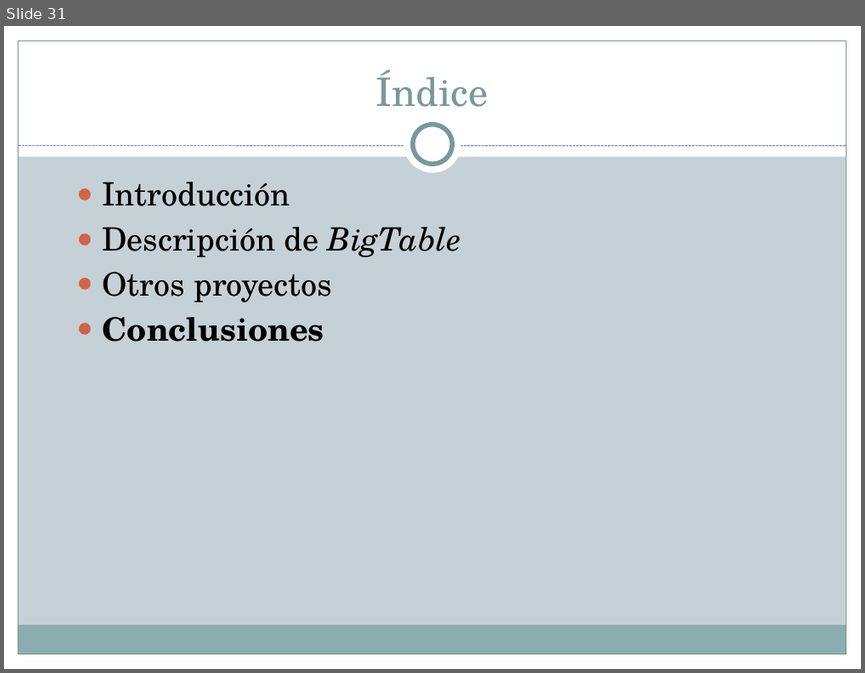
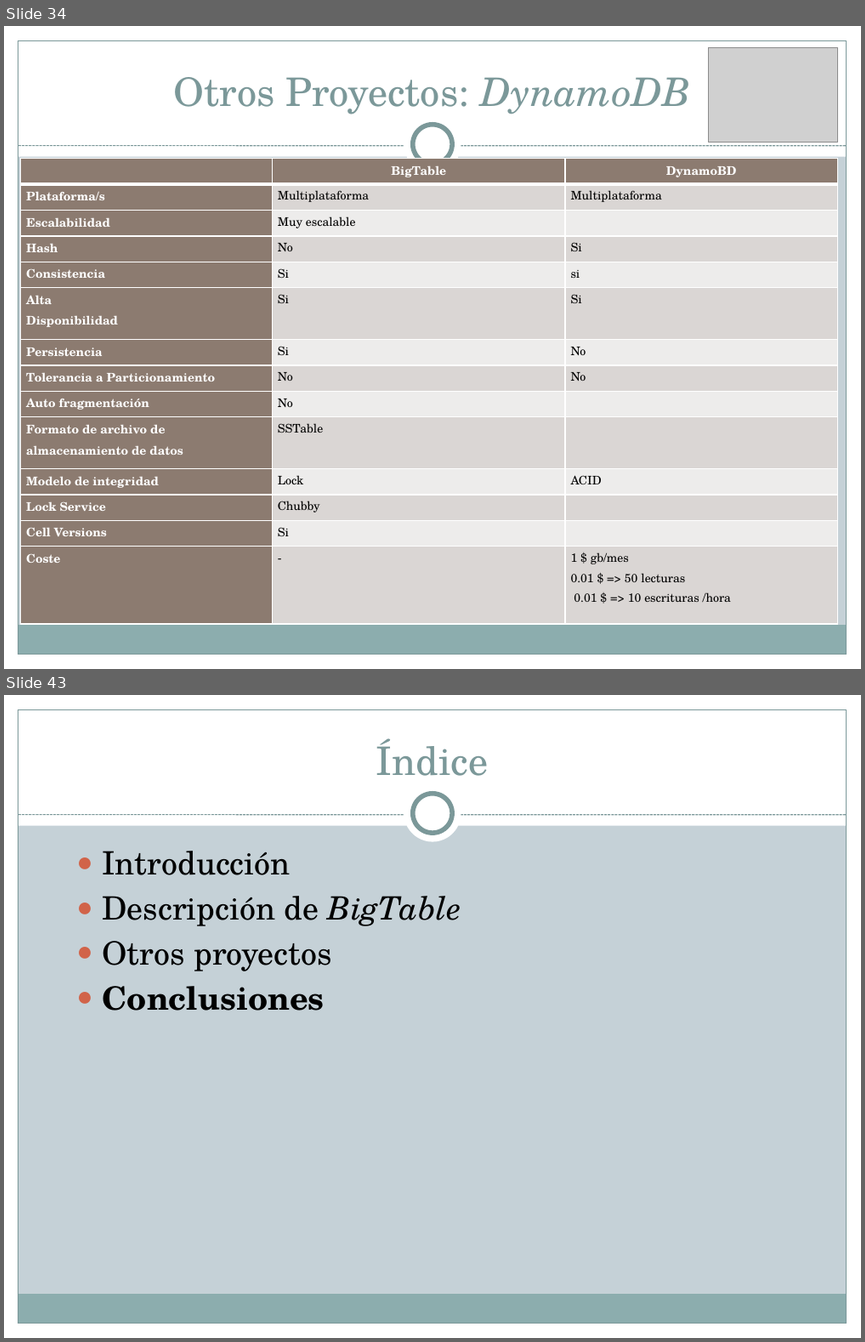
Before and after one commit to Transistores-de-silicio/Trabajo-MABD, a slide deck: BigTable - copia para Carlitos.pptx. Shown one above the other, each under a label of ours: slide 31 before the commit, slides 34 and 43 after it; the slides between them are not shown. The pictures are 865x673 and 865x1342 pixels, drawn with LibreOffice and Linux fonts; fonts in the diff are those of the drawing; grey boxes stand for pictures. Boxes give left, top, right and bottom in pixels: in the first picture for what was removed or moved away, otherwise in the second. Text is boxed around its words. In the diff, an @@ line names an element or a change of style, - is before the commit and + after.

```diff
--- a/BigTable - copia para Carlitos.pptx
+++ b/BigTable - copia para Carlitos.pptx
@@ slide 34 added at <box>4,26,861,669</box>, background #C5D1D7; not listed: 9 template elements that a slide beside it also shows @@
@@ picture added at <box>709,47,837,142</box> @@
@@ title added at <box>174,77,690,114</box>, 33 pt, text #7C999A @@
+Otros Proyectos: DynamoDB
@@ table added at <box>21,159,838,624</box>, 14 rows, 3 columns @@
+ | BigTable | DynamoBD
+Plataforma/s | Multiplataforma | Multiplataforma
+Escalabilidad | Muy escalable | 
+Hash | No | Si
+Consistencia | Si | si
+Alta / Disponibilidad | Si | Si
+Persistencia | Si | No
+Tolerancia a Particionamiento | No | No
+Auto fragmentación | No | 
+Formato de archivo de almacenamiento de datos | SSTable | 
+Modelo de integridad | Lock | ACID
+Lock Service | Chubby | 
+Cell Versions | Si | 
+Coste | - | 1 $ gb/mes / 0.01 $ => 50 lecturas / 0.01 $ => 10 escrituras /hora
@@ what was slide 31 is now slide 43 @@
```
Also in this commit, not shown: 13 slides changed, 11 other slides added, 1 other file.
